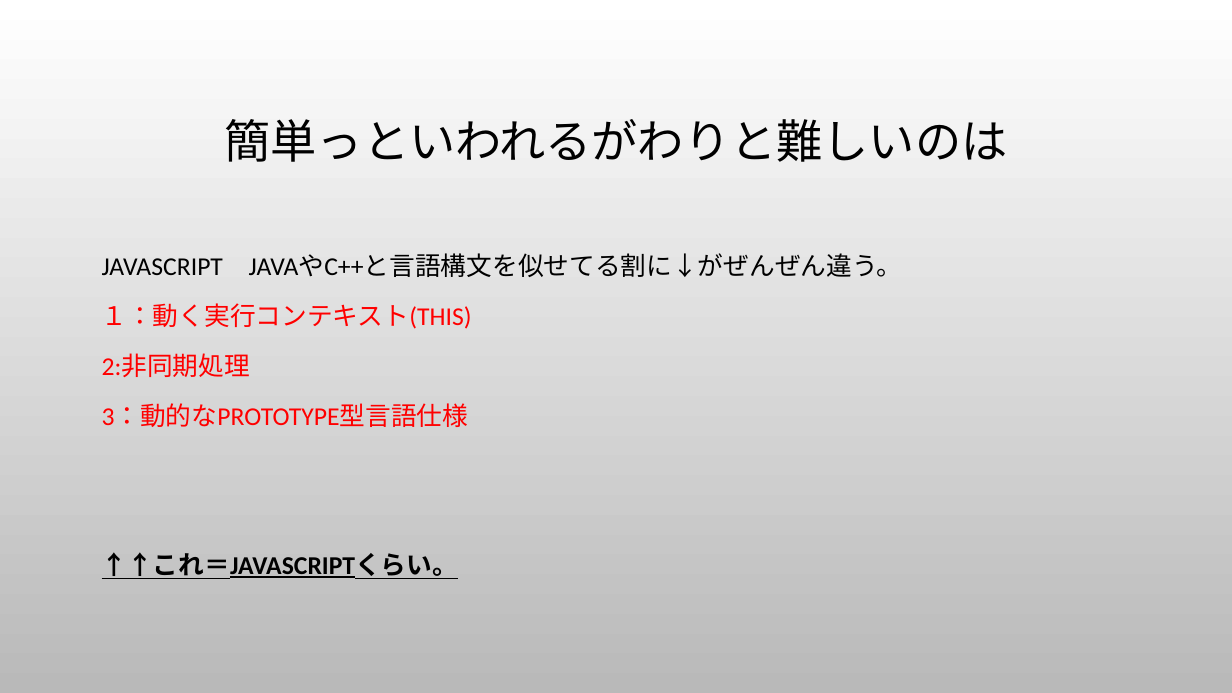
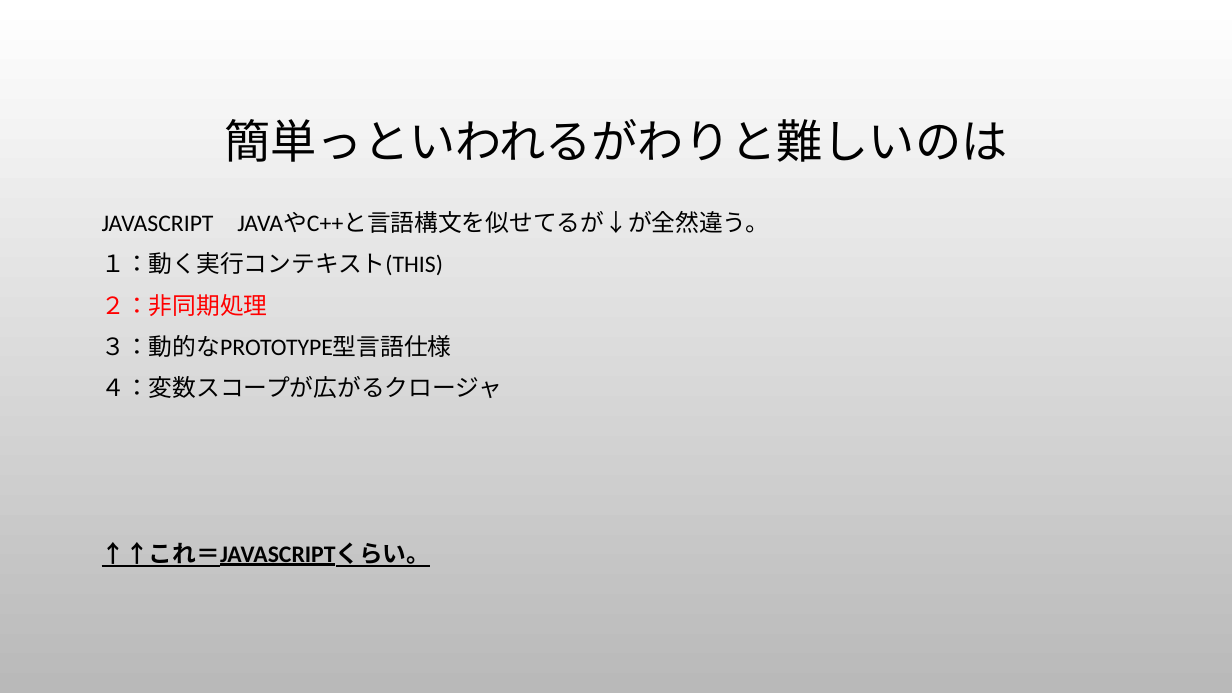
Before and after one commit to hideki-uemura/jsasync_question, a slide deck: slide 3 of 本当は難しいJavaScriptの話.pptx. Drawn at 1232x693 pixels with LibreOffice and Linux fonts; fonts in the diff are those of the drawing; background and template pictures are left out. Boxes give left, top, right and bottom in pixels: in the first picture for what was removed or moved away, otherwise in the second. Text is boxed around its words. In the diff, an @@ line names an element or a change of style, - is before the commit and + after.

```diff
--- a/本当は難しいJavaScriptの話.pptx
+++ b/本当は難しいJavaScriptの話.pptx
@@ text "JAVASCRIPT JAVAやC++と言語構文を似せてるが↓が全然違う。": place and size @@
-text "JAVASCRIPT JAVAやC++と言語構文を似せてるが↓が全然違う。" at (102,254,902,579)
+text "JAVASCRIPT JAVAやC++と言語構文を似せてるが↓が全然違う。" at (102,211,769,567)
@@ text at (102,211,769,233): text changed; size 20 to 18.5 pt @@
-JAVASCRIPT JAVAやC++と言語構文を似せてる割に↓がぜんぜん違う。
+JAVASCRIPT JAVAやC++と言語構文を似せてるが↓が全然違う。
@@ text at (102,252,443,567): size 20 to 18.5 pt in "１：動く実行コンテキスト(THIS)", "↑↑これ＝JAVASCRIPTくらい。"; text colour #FF0000 to #000000 in "１：動く実行コンテキスト(THIS)"; line spacing 1.2 to 1 @@
@@ text at (102,294,502,398): text changed; size 20 to 18.5 pt; text colour #FF0000 to #000000 @@
-2:非同期処理
-3：動的なPROTOTYPE型言語仕様
+２：非同期処理
+３：動的なPROTOTYPE型言語仕様
+４：変数スコープが広がるクロージャ
```
Also in this commit, not shown: 10 other slides changed, 1 slide added.
